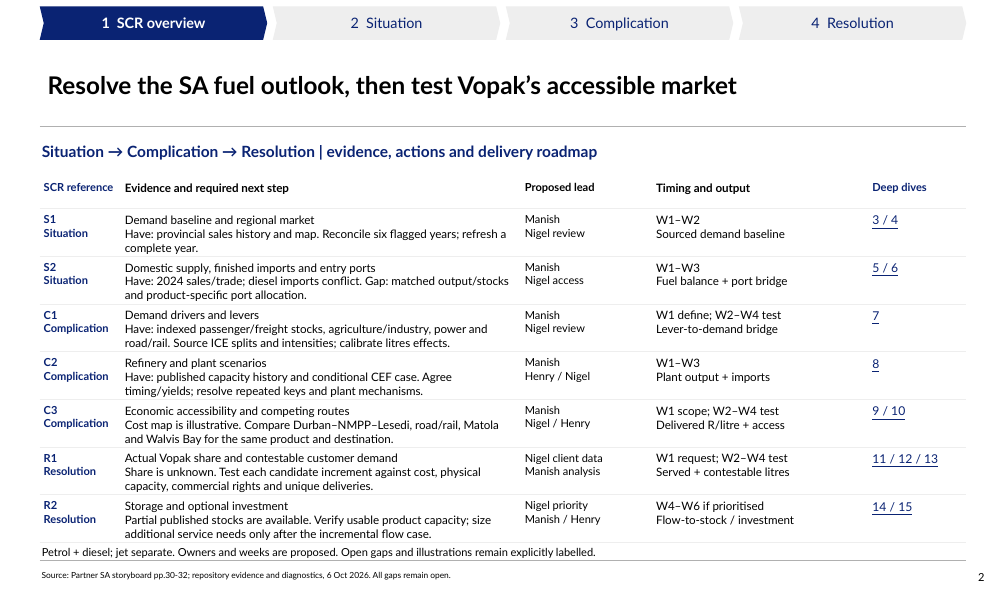
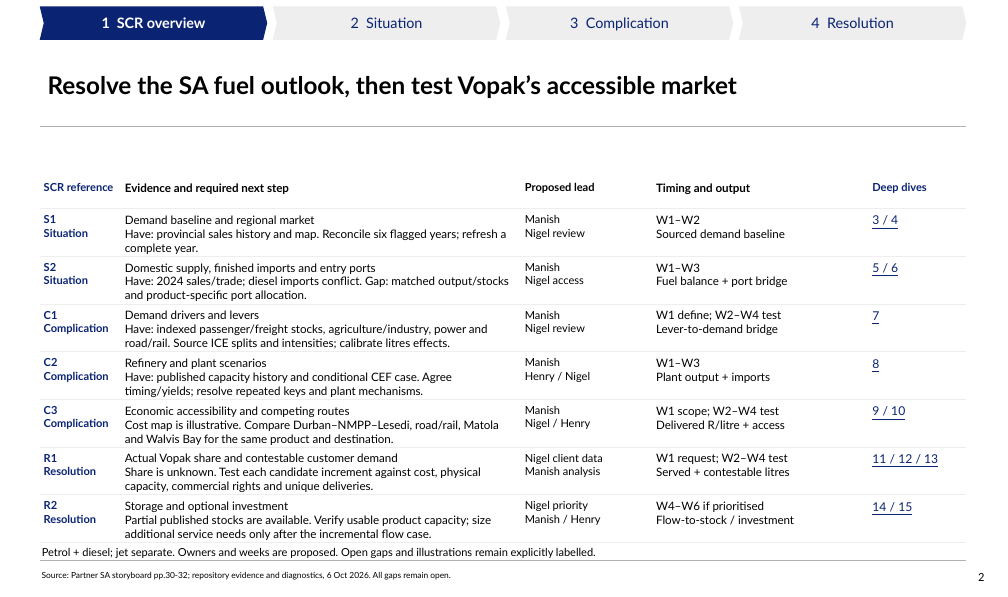
Before and after one commit to Africa-International-Advisors/liquid_fuels_model, a slide deck: slide 2 of pptx/output/delivered/Vopak_Week1_Analytical_Pack_2026_10_06.pptx. Drawn at 1008x597 pixels with LibreOffice and Linux fonts; fonts in the diff are those of the drawing; background and template pictures are left out. Boxes give left, top, right and bottom in pixels: in the first picture for what was removed or moved away, otherwise in the second. Text is boxed around its words. In the diff, an @@ line names an element or a change of style, - is before the commit and + after.

```diff
--- a/pptx/output/delivered/Vopak_Week1_Analytical_Pack_2026_10_06.pptx
+++ b/pptx/output/delivered/Vopak_Week1_Analytical_Pack_2026_10_06.pptx
@@ text removed at (x1=42, y1=145, x2=598, y2=160) @@
-Situation → Complication → Resolution | evidence, actions and delivery roadmap
```
Also in this commit, not shown: 13 other slides changed, 7 other files.
